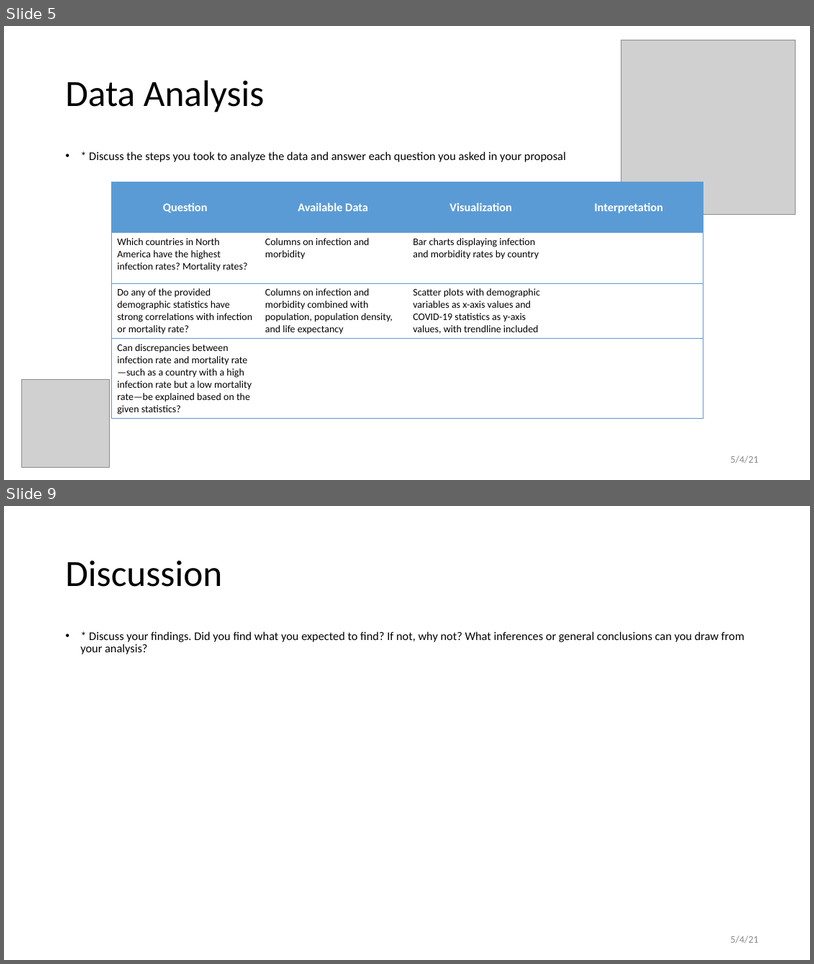
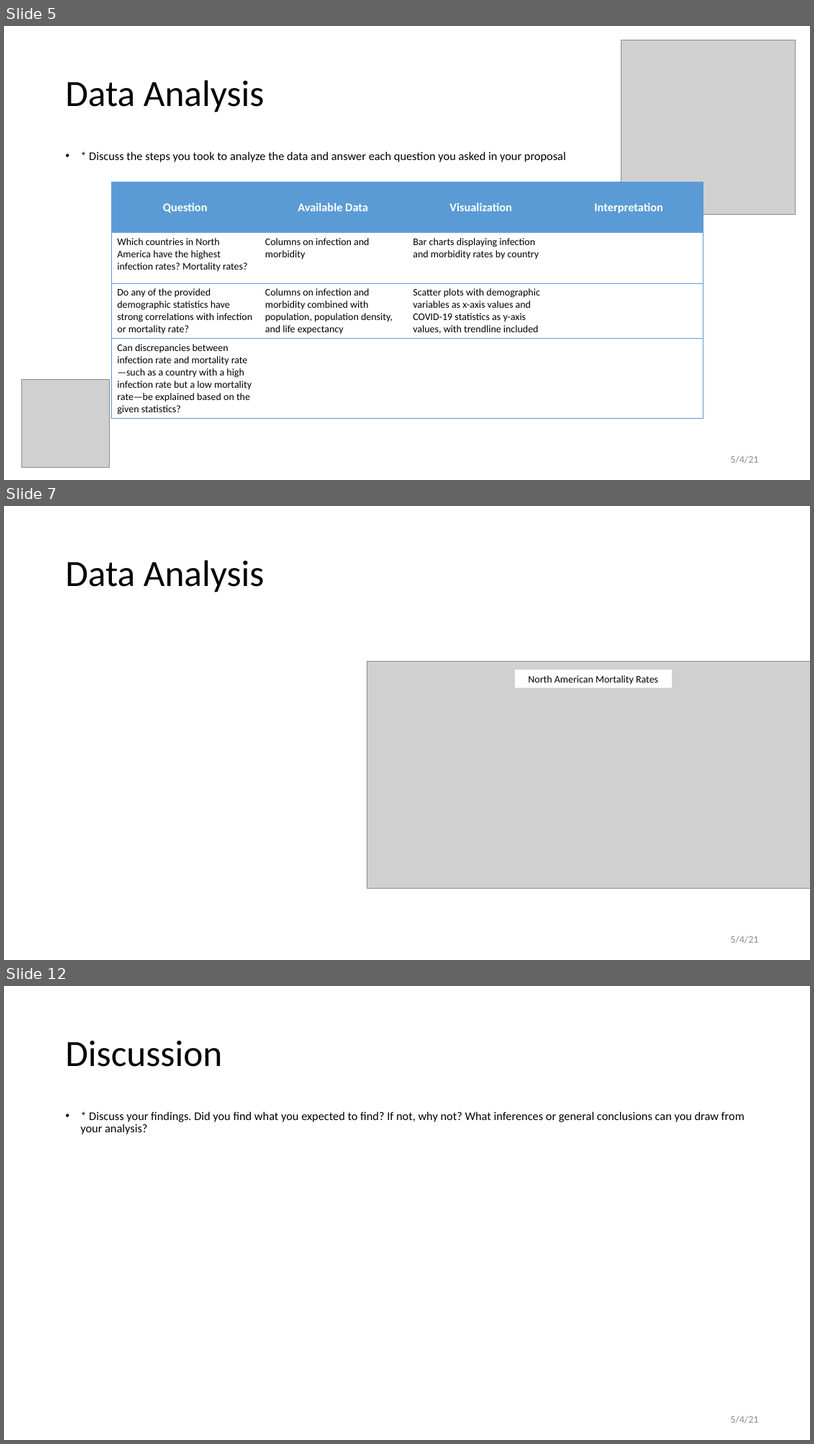
Before and after one commit to grantbot/Project-1, a slide deck: Presentation.pptx. Shown one above the other, each under a label of ours: slides 5 and 9 before the commit, slides 5, 7 and 12 after it; the slides between them are not shown. The pictures are 814x964 and 814x1444 pixels, drawn with LibreOffice and Linux fonts; fonts in the diff are those of the drawing; grey boxes stand for pictures; background and template pictures are left out. Boxes give left, top, right and bottom in pixels: in the first picture for what was removed or moved away, otherwise in the second. Text is boxed around its words. In the diff, an @@ line names an element or a change of style, - is before the commit and + after.

```diff
--- a/Presentation.pptx
+++ b/Presentation.pptx
@@ slide 7 added at bbox=[4, 506, 810, 960], background #FFFFFF @@
@@ title added at bbox=[65, 560, 265, 592], 44 pt, text #000000 @@
+Data Analysis
@@ picture added at bbox=[367, 661, 810, 888] @@
@@ rectangle added at bbox=[515, 669, 672, 687], fill #FFFFFF, 12 pt, text #000000 @@
+North American Mortality Rates
@@ text added at bbox=[730, 935, 759, 943], 12 pt, text #8C8C8C @@
+5/4/21
@@ what was slide 9 is now slide 12 @@
```
Also in this commit, not shown: 6 slides changed, 2 other slides added.
